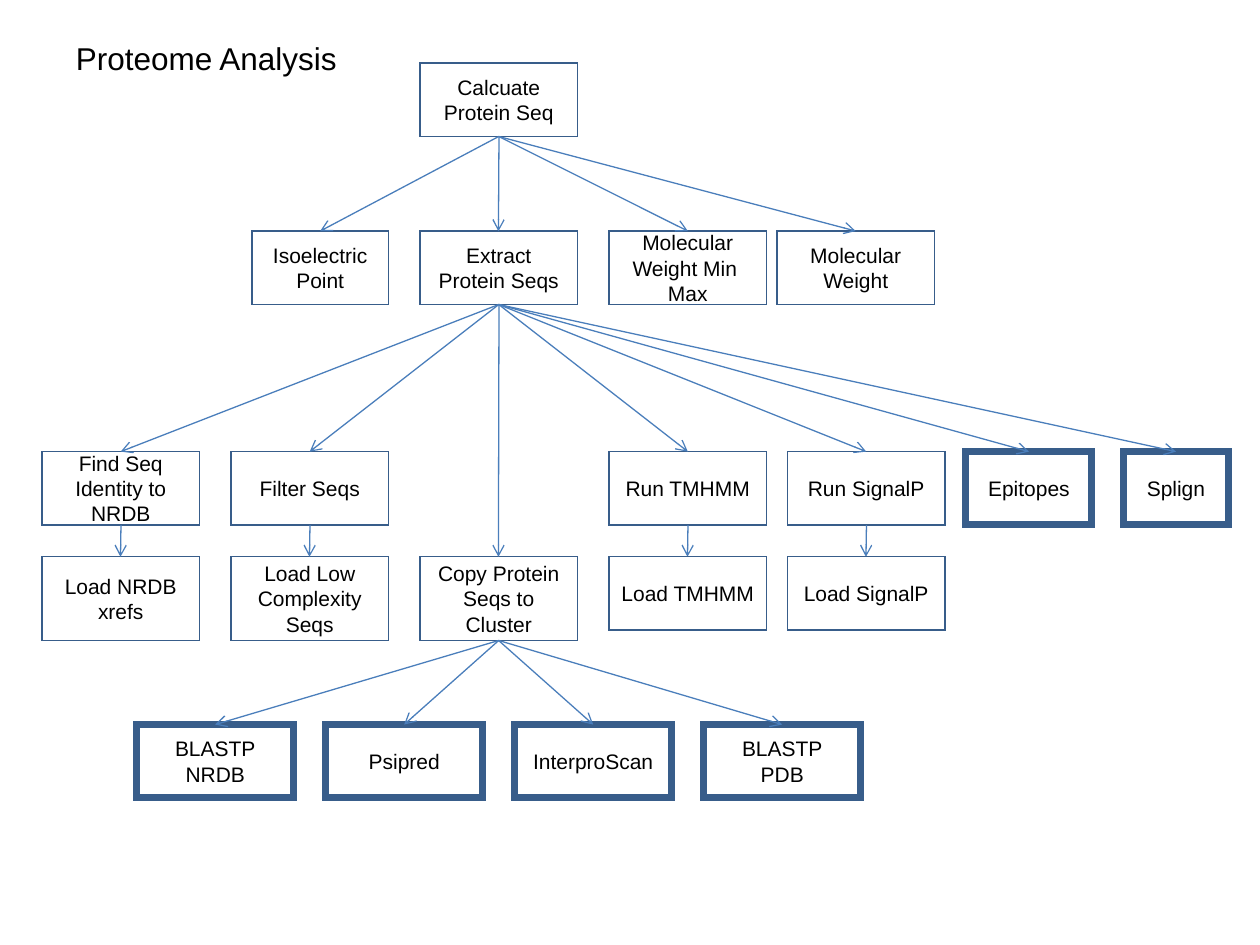
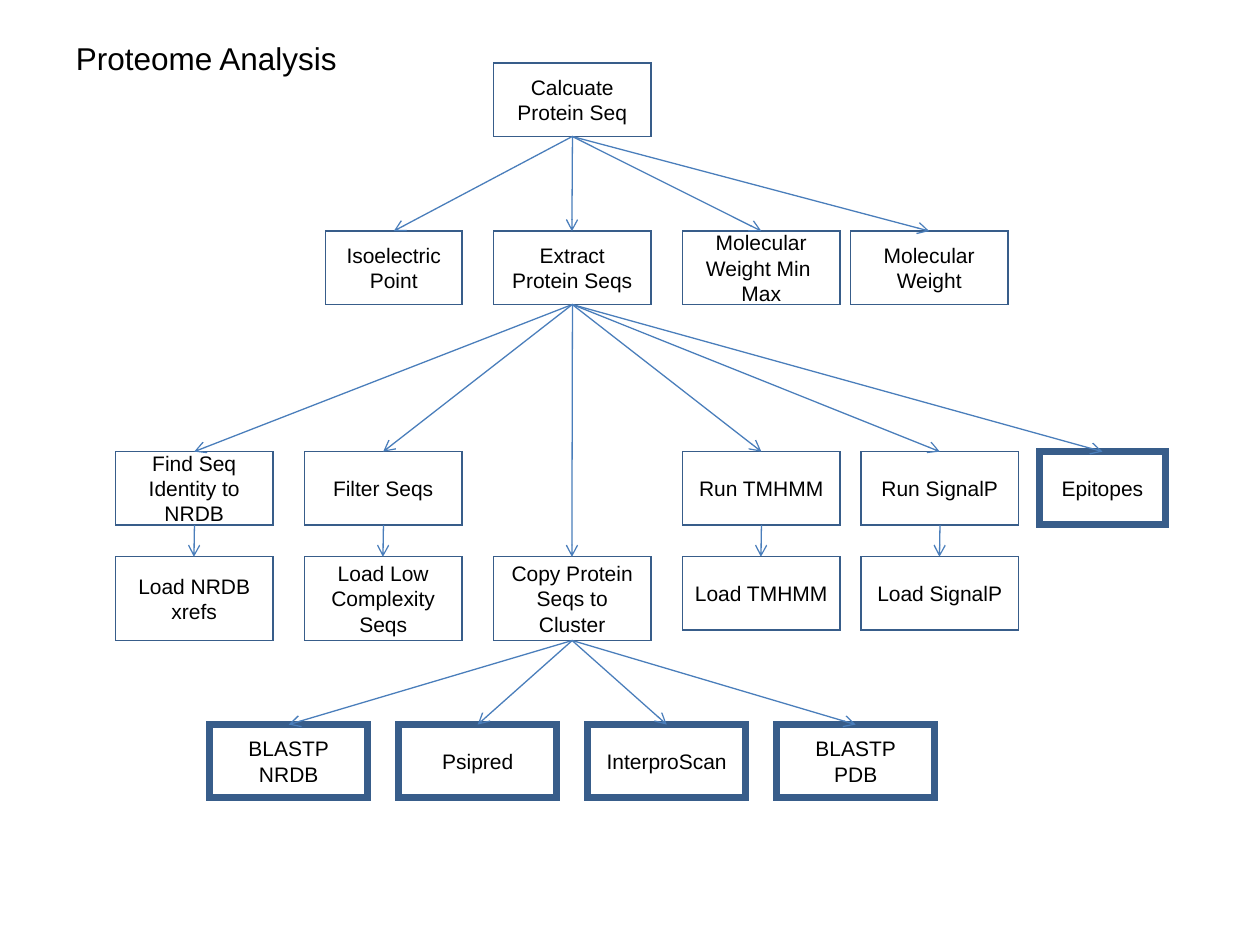
Before and after one commit to VEuPathDB/ApiCommonData, a slide deck: slide 5 of Load/doc/workflow/AnalysisWorkflow.ppt. Drawn at 1260x945 pixels with LibreOffice and Linux fonts; fonts in the diff are those of the drawing. Boxes give left, top, right and bottom in pixels: in the first picture for what was removed or moved away, otherwise in the second. Text is boxed around its words. In the diff, an @@ line names an element or a change of style, - is before the commit and + after.

```diff
--- a/Load/doc/workflow/AnalysisWorkflow.ppt
+++ b/Load/doc/workflow/AnalysisWorkflow.ppt
@@ arrow removed from (499, 305) to (866, 451) @@
@@ arrow moved from (499, 305) - (1176, 451) to (572, 305) - (1102, 451) @@
@@ arrow moved from (499, 305) - (1029, 451) to (572, 305) - (940, 451) @@
@@ rectangle removed at box(1124, 451, 1228, 524) @@
-Splign
@@ 19 rectangles, 14 arrows: place and size @@
-19 rectangles, 14 arrows at box(42, 63, 1092, 798)
+19 rectangles, 14 arrows at box(116, 63, 1166, 798)
@@ arrow moved from (499, 640) - (593, 724) to (572, 640) - (478, 724) @@
@@ arrow moved from (499, 640) - (404, 724) to (572, 640) - (667, 724) @@
```
Also in this commit, not shown: 4 other slides changed, 7 other files.
